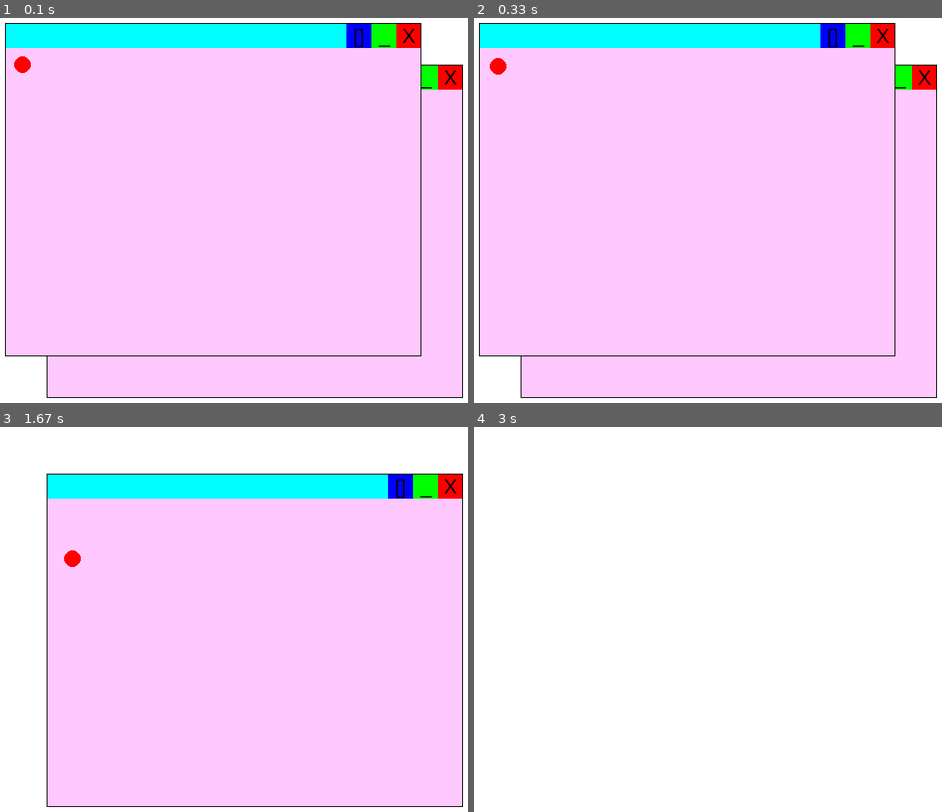
Above: before the commit, frames 1-4 (two rows, left to right).
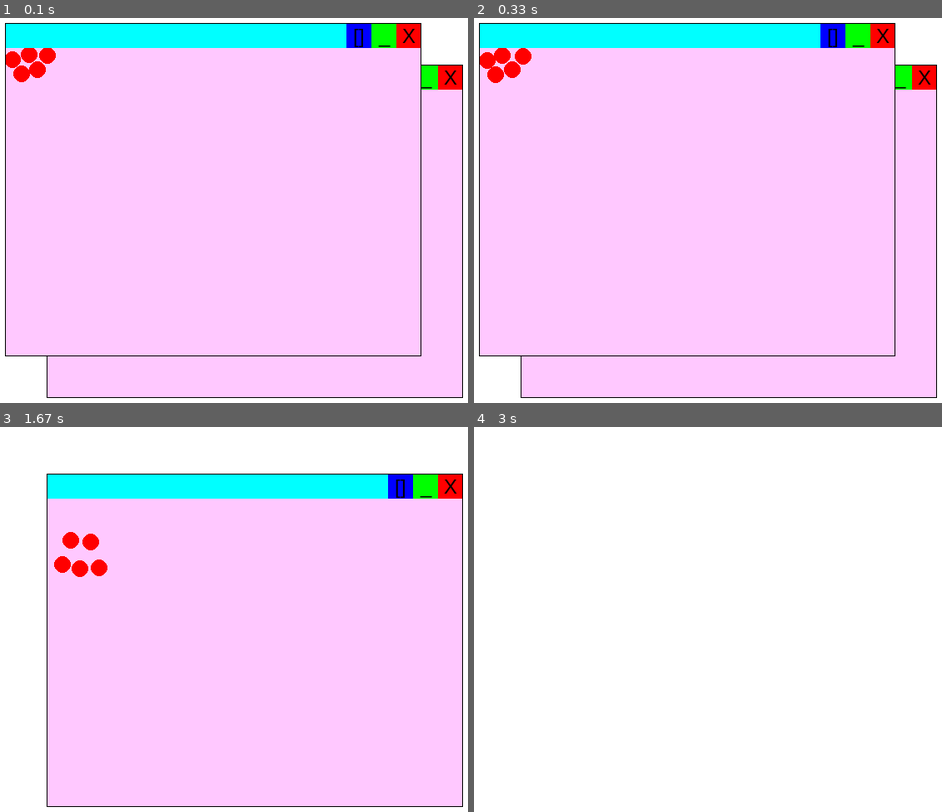
Above: after the commit, the same moments.

Repository: steellight541/my_pygame_packages
Game: pygame game, started from main.py
Two runs of this game, one before a commit and one after it. Both use one fixed random seed, a clock stepped at 60 frames per second and the inputs below.
Inputs:
- Up to frame 1 (0.1 s): no input
- Up to frame 2 (0.33 s): no input
- Up to frame 3 (1.67 s): click "X" at 0.38 s; click "X" at 0.72 s
- Up to frame 4 (3 s): click "X" at 2.05 s

The runs differ from the first frame. In frame 1, 0.5% of the frame differs, in the area x 1-12%, y 7-17%; in frame 2, 0.5%; in frame 3, 0.6%, in the area x 11-23%, y 27-39%; in frame 4, nothing differs.

Commit message:
updated ball simulation demo

Diff:
--- a/pygame_windows/demos.py
+++ b/pygame_windows/demos.py
@@ -1,39 +1,65 @@
 from pygame_windows.content import WindowContent
+import random
+import math
+
 
 class Bouncingball(WindowContent):
-    # this is a subclass of WindowContent to demonstrate how to create a custom content class
-    def __init__(self):
+    def __init__(self, num_balls=5):
         super().__init__()
-        self.x = 20
-        self.y = 20
-        self.dx = 0.1
-        self.dy = 0
-        self.gravity = 0.01
+        self.balls = []
+        for _ in range(num_balls):
+            ball = {
+                'x': random.uniform(10, 30),
+                'y': random.uniform(10, 30),
+                'dx': random.uniform(0.05, 0.15),
+                'dy': random.uniform(-0.05, 0.05),
+                'radius': 10,
+                'gravity': 0.01,
+            }
+            self.balls.append(ball)
 
     def _draw(self, screen):
-        self.draw_circle(screen, (self.x, self.y), 10, (255, 0, 0))
-        self.x += self.dx
-        self.y += self.dy
-        self.dy += self.gravity
+        for i, ball in enumerate(self.balls):
+            self.draw_circle(screen, (ball['x'], ball['y']), ball['radius'], (255, 0, 0))
+            ball['x'] += ball['dx']
+            ball['y'] += ball['dy']
+            ball['dy'] += ball['gravity']
 
-        # Check for bounce
-        if self.y + 10 >= self.bounding_box.height:
-            self.y = self.bounding_box.height - 10
-            self.dy = -self.dy * 0.8  # Reverse direction and reduce speed
+            print(ball['x'], ball['y'], ball['dx'], ball['dy'])
+            # Check for bounce with walls
+            if ball['y'] + ball['radius'] >= self.bounding_box.height:
+                ball['y'] = self.bounding_box.height - ball['radius']
+                ball['dy'] = -ball['dy'] * 0.8
 
-        # if it hits the top, reverse direction
-        if self.y - 10 <= 0:
-            self.y = 9
+            # Check for bounce with walls
+            if ball['y'] - ball['radius'] <= 0:
+                ball['y'] = ball['radius']
+                ball['dy'] = -ball['dy']
 
-        # Reset bounce if speed is very low
-        if abs(self.dy) < 0.1 and self.y + 10 >= self.bounding_box.height:
-            import random
-            self.dy = random.uniform(-5, 1)
+            # Check for bounce with walls
+            if ball['x'] + ball['radius'] >= self.bounding_box.width:
+                ball['x'] = self.bounding_box.width - ball['radius']
+                ball['dx'] = -ball['dx']
 
-        if self.x + 10 >= self.bounding_box.width:
-            self.x = self.bounding_box.width - 10
-            self.dx = -self.dx
+            # Check for bounce with walls
+            if ball['x'] - ball['radius'] <= 0:
+                ball['x'] = ball['radius']
+                ball['dx'] = -ball['dx']
 
-        if self.x - 10 <= 0:
-            self.x = 10
-            self.dx = -self.dx
+        self.handle_collisions()
+
+    def handle_collisions(self):
+        for i, ball1 in enumerate(self.balls):
+            for j, ball2 in enumerate(self.balls):
+                if i != j:
+                    dx = ball2['x'] - ball1['x']
+                    dy = ball2['y'] - ball1['y']
+                    distance = math.sqrt(dx**2 + dy**2)
+                    if distance < ball1['radius'] + ball2['radius']:
+                        # Simple elastic collision response
+                        angle = math.atan2(dy, dx)
+                        ball1['dx'], ball2['dx'] = ball2['dx'], ball1['dx']
+                        ball1['dy'], ball2['dy'] = ball2['dy'], ball1['dy']
+                        overlap = 0.5 * (ball1['radius'] + ball2['radius'] - distance + 1)
+                        ball1['x'] -= math.cos(angle) * overlap
+                        ball1['y'] -= math.sin(angle)
